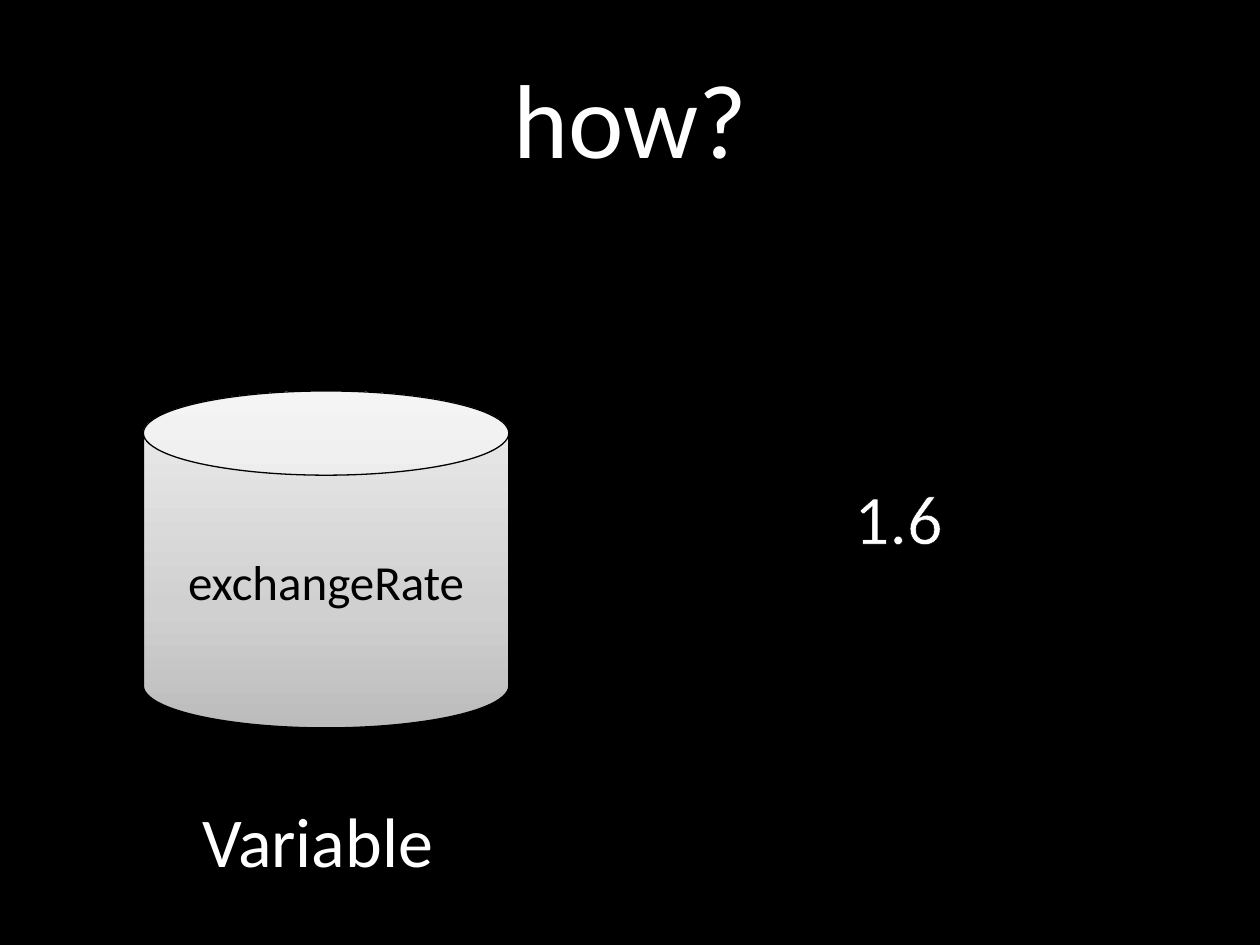
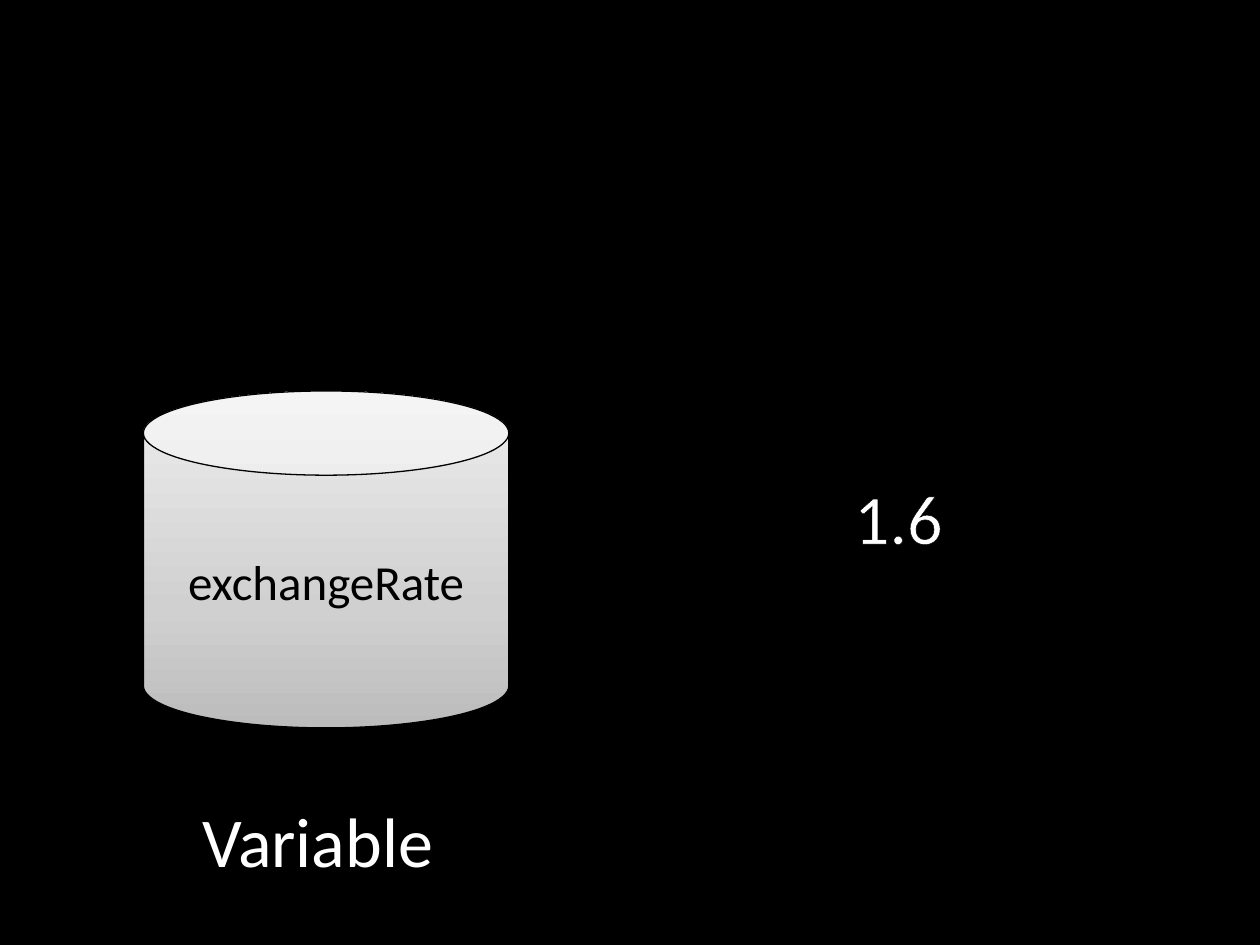
Before and after one commit to jessehartloff/CourseWebsite, a slide deck: slide 9 of static/courses/115Slides/1-Expressions.pptx. Drawn at 1260x945 pixels with LibreOffice and Linux fonts; fonts in the diff are those of the drawing. Boxes give left, top, right and bottom in pixels: in the first picture for what was removed or moved away, otherwise in the second. Text is boxed around its words. In the diff, an @@ line names an element or a change of style, - is before the commit and + after.

```diff
--- a/static/courses/115Slides/1-Expressions.pptx
+++ b/static/courses/115Slides/1-Expressions.pptx
@@ title removed at (513, 85, 747, 159) @@
-how?
```
Also in this commit, not shown: 5 other slides changed, 4 other files.
